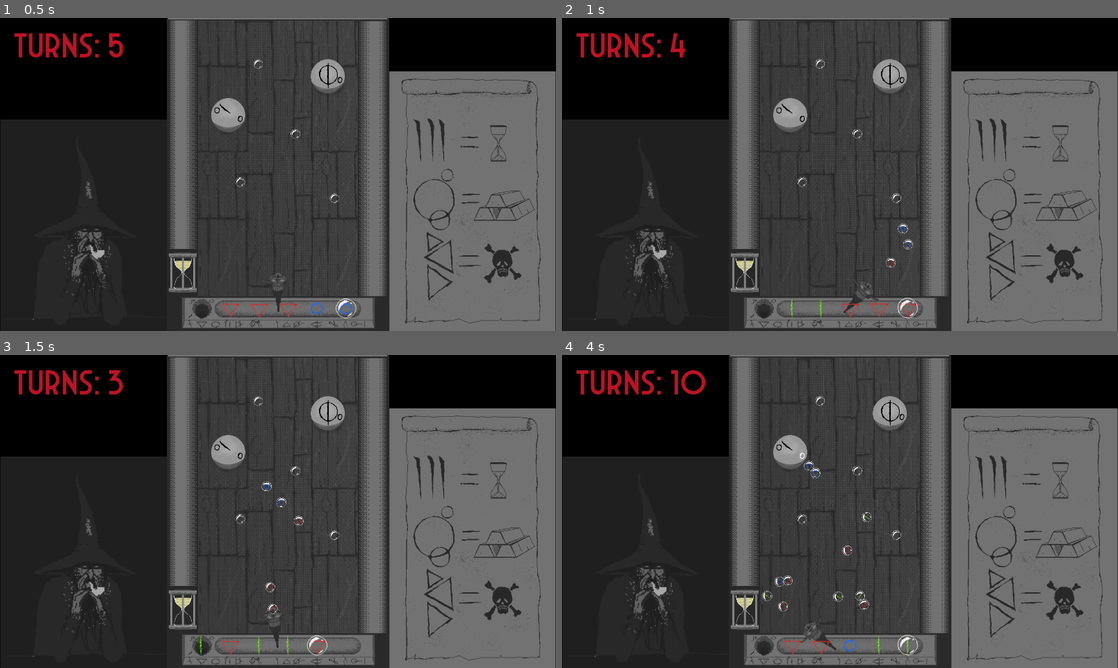
Above: before the commit, frames 1-4 (two rows, left to right).
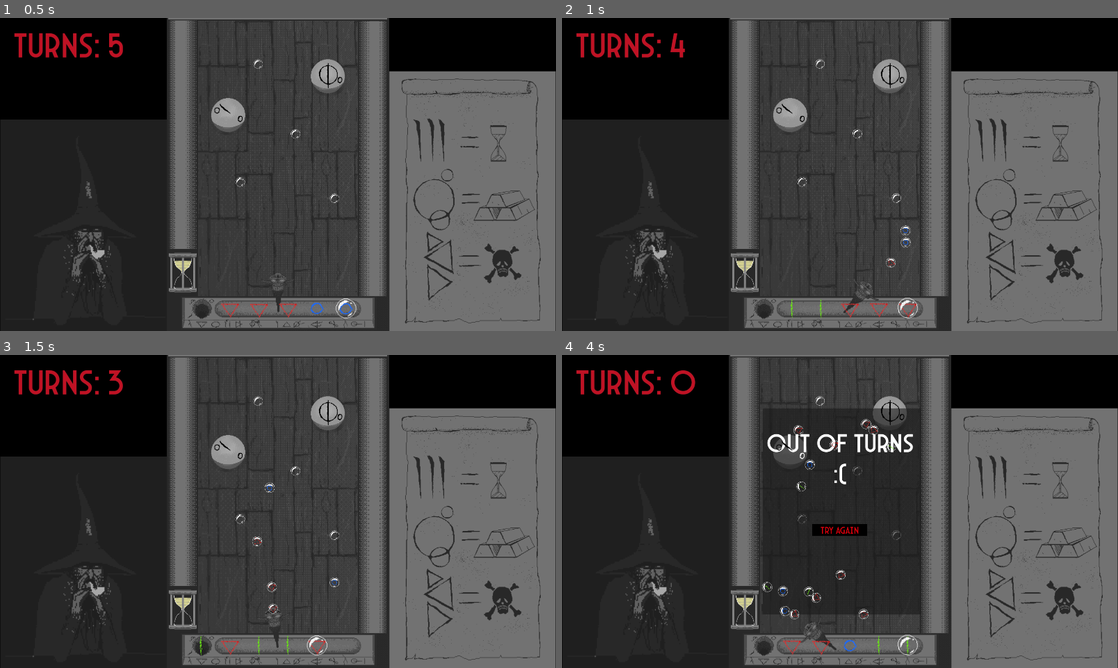
Above: after the commit, the same moments.

Repository: colton-o/bubblemancer
Game: Godot game, scene res://Levels/Stage_1.tscn
The game is run twice, just before and just after one commit, with the same random seed, the same clock (stepped at 60 frames per second) and the same inputs.
Inputs (mouse positions are in pixels of both pictures, inside the frame that each line leads up to):
- Up to frame 1 (0.5 s): no input
- Up to frame 2 (1 s): move the mouse to (962, 158) at 0.52 s; click (962, 158) at 0.6 s
- Up to frame 3 (1.5 s): move the mouse to (166, 527) at 1.27 s; click (166, 527) at 1.35 s
- Up to frame 4 (4 s): move the mouse to (895, 442) at 2.02 s; click (895, 442) at 2.1 s; move the mouse to (812, 574) at 2.77 s; click (812, 574) at 2.85 s; move the mouse to (1006, 558) at 3.52 s; click (1006, 558) at 3.6 s

Frame 1 is identical in both runs. In frame 2, less than 0.1% of the frame differs, in the area x 60-64%, y 65-74%; in frame 3, 0.2%; in frame 4, 4.9%, in the area x 19-65%, y 4-85%.

Commit message:
random fire angle

Diff:
--- a/Scripts/gun.gd
+++ b/Scripts/gun.gd
@@ -43,7 +43,7 @@
 		$Sprite.play("Shoot")
 		var orb = ORB.instantiate()
 		orb.global_position = get_child(0).global_position
-		orb.global_rotation = global_rotation
+		orb.global_rotation = global_rotation + randf_range(-0.1,0.1)
 		var bubble_rune = $"../Inventory".bubble_array[0].rune
 		orb.get_child(1).set_texture($"../Inventory".rune_tex[bubble_rune])
 		orb.runeID = bubble_rune
